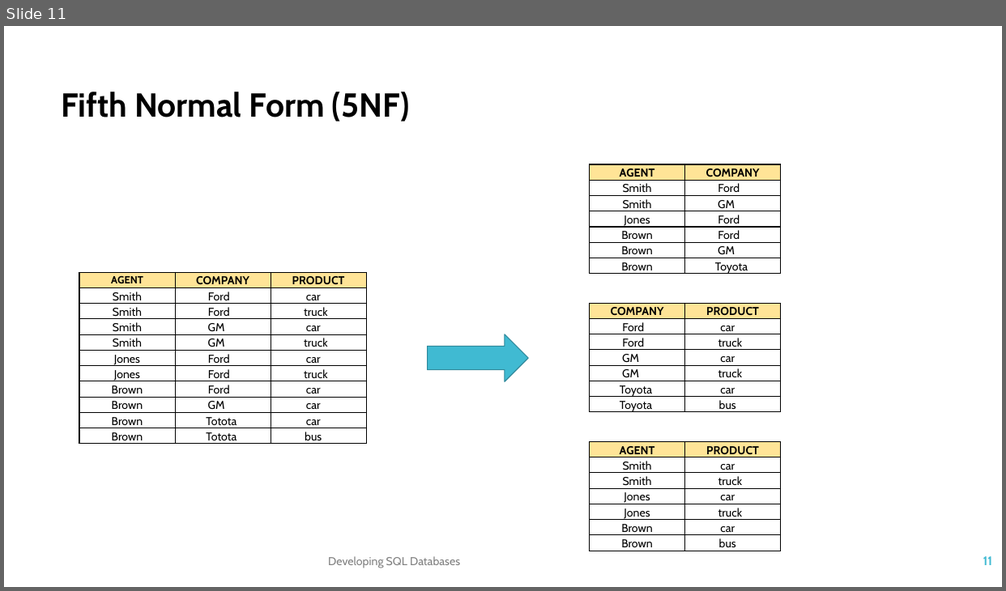
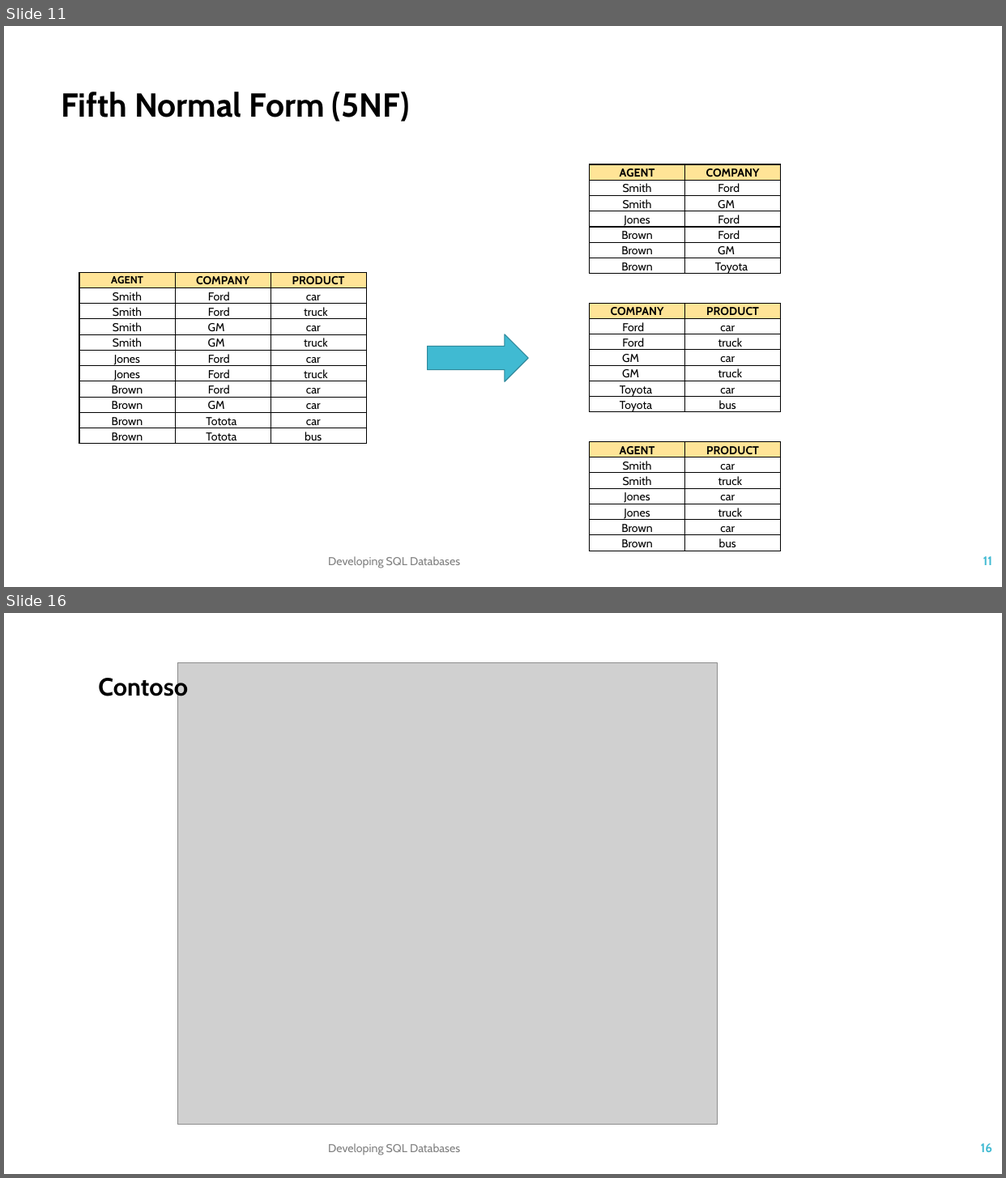
Before and after one commit to TKostyrka/70762DevSQLDB, a slide deck: DEVSQL_02_Normalization_NamingConv/DEVSQL_02A_Normalization.pptx. Shown one above the other, each under a label of ours: slide 11 before the commit, slides 11 and 16 after it; the slides between them are not shown. The pictures are 1006x591 and 1006x1178 pixels, drawn with LibreOffice and Linux fonts; fonts in the diff are those of the drawing; grey boxes stand for pictures. Boxes give left, top, right and bottom in pixels: in the first picture for what was removed or moved away, otherwise in the second. Text is boxed around its words. In the diff, an @@ line names an element or a change of style, - is before the commit and + after.

```diff
--- a/DEVSQL_02_Normalization_NamingConv/DEVSQL_02A_Normalization.pptx
+++ b/DEVSQL_02_Normalization_NamingConv/DEVSQL_02A_Normalization.pptx
@@ slide 16 added at bbox=[4, 613, 1002, 1174], background #FFFFFF @@
@@ text added at bbox=[98, 675, 188, 701], 24 pt, text #000000, bold @@
+  Contoso
@@ picture added at bbox=[178, 663, 718, 1125] @@
@@ text added at bbox=[328, 1144, 460, 1156], 11 pt, text #808080 @@
+Developing SQL Databases
@@ page number added at bbox=[981, 1144, 992, 1152], 12 pt, text #40BAD2, bold @@
+16
```
Also in this commit, not shown: 6 other slides added, 4 other files.
